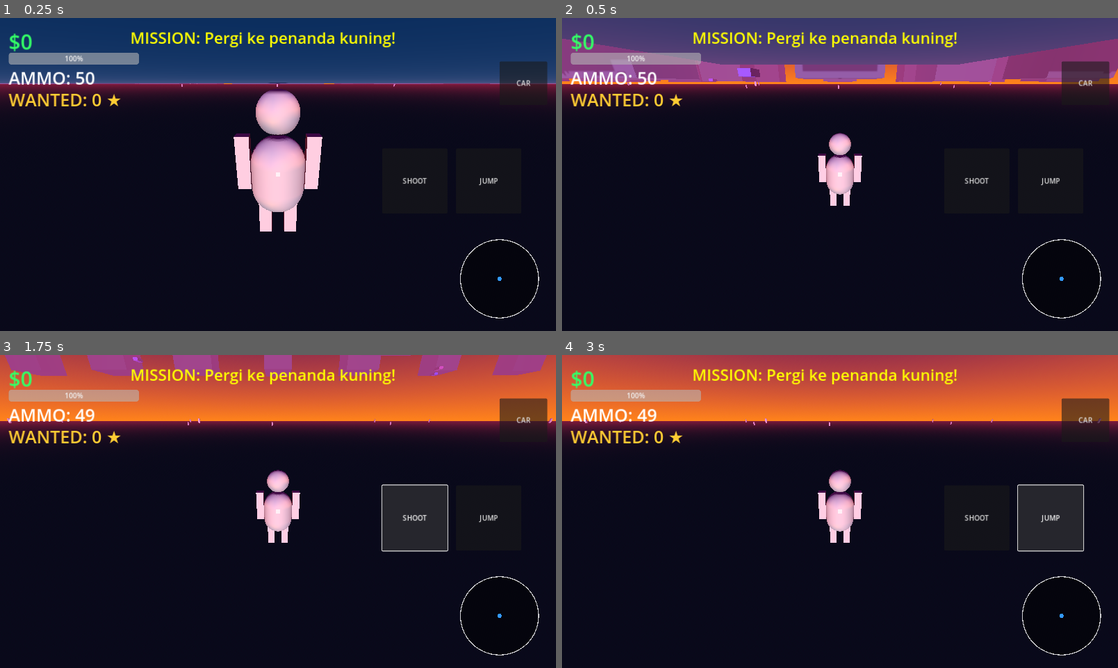
Above: before the commit, frames 1-4 (two rows, left to right).
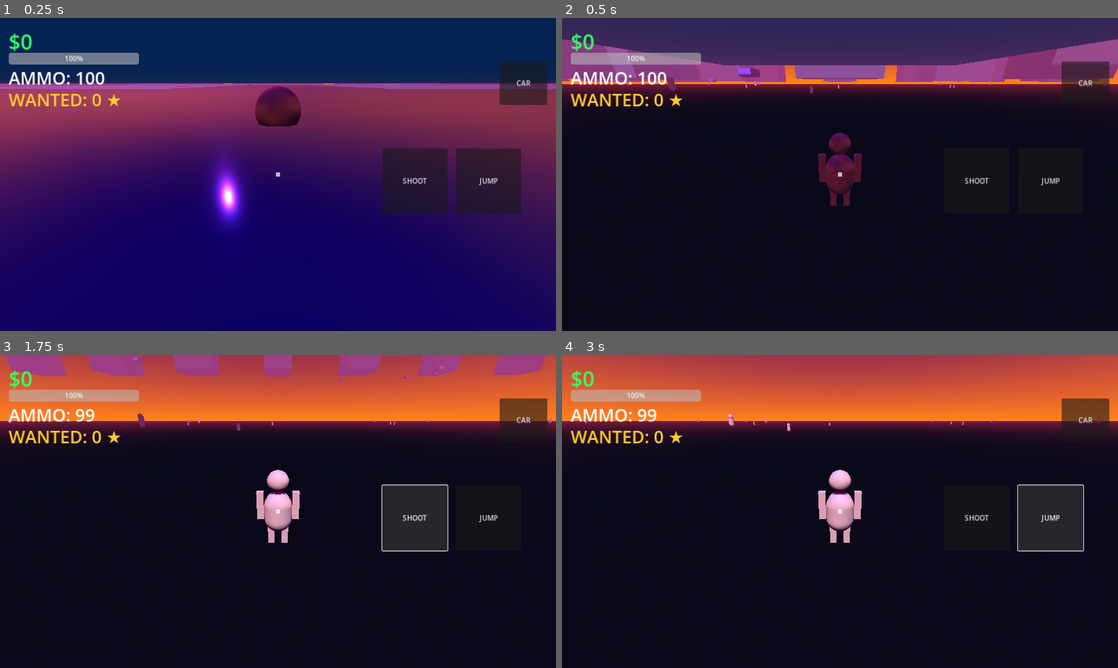
Above: after the commit, the same moments.

Repository: AniblimaxDeveloper/geta-iv-sivis
Game: Godot game, scene res://Main.tscn
The game is run twice, just before and just after one commit, with the same random seed, the same clock (stepped at 60 frames per second) and the same inputs.
Inputs:
- Up to frame 1 (0.25 s): no input
- Up to frame 2 (0.5 s): no input
- Up to frame 3 (1.75 s): click "JUMP" at 0.5 s; click "SHOOT" at 1.25 s
- Up to frame 4 (3 s): click "CAR" at 2 s; click "JUMP" at 2.75 s

The runs differ from the first frame. In frame 1, 81% of the frame differs, in the area x 0-100%, y 4-100%; in frame 2, 8.6%; in frame 3, 2.1%; in frame 4, 2.1%.
Error after the commit: Attempt to call function 'queue_redraw' in base 'null instance' on a null instance. (res://Main.gd:25)

Commit message:
feat: Phase 10 - Ultimate GTA VI Vibe, Beach, Headlights, Weapon Model, Ammo

Diff:
--- a/Main.gd
+++ b/Main.gd
@@ -5,51 +5,61 @@
 @onready var hud_health = $UI/HealthBar
 @onready var hud_wanted = $UI/WantedLabel
 @onready var hud_ammo = $UI/AmmoLabel
-@onready var hud_mission = $UI/MissionLabel
 @onready var sun = $DirectionalLight3D
 @onready var radar = $UI/Radar
 
 var wanted_level: int = 0
 var police_spawned: bool = false
 var time_of_day: float = 0.0
-var mission_active: bool = false
 
 func _ready():
     generate_city()
-    spawn_vehicles(15)
-    spawn_pedestrians(40)
-    spawn_mission()
+    spawn_vehicles(20)
+    spawn_pedestrians(50)
 
 func _process(delta):
     hud_money.text = "$" + str(player.money)
     hud_health.value = player.health
     hud_wanted.text = "WANTED: " + str(wanted_level) + " ★"
     hud_ammo.text = "AMMO: " + str(player.ammo)
-    radar.queue_redraw() # Update Radar setiap frame
+    radar.queue_redraw()
 
-    # Siklus Siang-Malam
     time_of_day += delta * 0.05
     sun.rotation.x = sin(time_of_day) * 1.5
 
 func generate_city():
+    # 1. Lantai Aspal
     var floor = MeshInstance3D.new()
     var plane = PlaneMesh.new()
     plane.size = Vector2(600, 600)
     floor.mesh = plane
     var f_mat = StandardMaterial3D.new()
-    f_mat.albedo_color = Color(0.1, 0.1, 0.12)
+    f_mat.albedo_color = Color(0.08, 0.08, 0.1)
     floor.material_override = f_mat
     add_child(floor)
 
+    # 2. Pantai (Water)
+    var water = MeshInstance3D.new()
+    var w_plane = PlaneMesh.new()
+    w_plane.size = Vector2(1000, 1000)
+    water.mesh = w_plane
+    var w_mat = StandardMaterial3D.new()
+    w_mat.albedo_color = Color(0.1, 0.4, 0.8)
+    w_mat.metallic = 0.8
+    w_mat.roughness = 0.1
+    water.material_override = w_mat
+    water.position = Vector3(0, -0.5, -400) # Air di luar kota
+    add_child(water)
+
+    # 3. Grid Kota & Lampu
     var block_size = 80
     for x in range(-3, 4):
         for z in range(-3, 4):
-            # Gedung Utama
             var b = StaticBody3D.new()
             var m = MeshInstance3D.new()
             var b_box = BoxMesh.new()
             var w = randf_range(20, 40)
-            var h = randf_range(60, 180)
+            var h = randf_range(50, 160)
             var d = randf_range(20, 40)
             b_box.size = Vector3(w, h, d)
             m.mesh = b_box
@@ -57,7 +67,7 @@
             var mat = StandardMaterial3D.new()
             mat.albedo_color = Color(0.1, 0.15, 0.2)
             mat.emission_enabled = true
-            mat.emission = Color(0.1, 0.4, 0.8) * randf_range(0.2, 0.5) # Jendela Kaca
+            mat.emission = Color(0.1, 0.4, 0.8) * randf_range(0.2, 0.5)
             m.material_override = mat
 
             var c = CollisionShape3D.new()
@@ -70,43 +80,13 @@
             b.add_child(c)
             add_child(b)
 
-func spawn_mission():
-    var mission = Area3D.new()
-    mission.set_script(load("res://Mission.gd"))
-    mission.main_node = self
-
-    var col = CollisionShape3D.new()
-    var cyl = CylinderShape3D.new()
-    cyl.radius = 3.0
-    cyl.height = 10.0
-    col.shape = cyl
-    mission.add_child(col)
-
-    var mesh = MeshInstance3D.new()
-    var cyl_mesh = CylinderMesh.new()
-    cyl_mesh.top_radius = 3.0
-    cyl_mesh.bottom_radius = 3.0
-    cyl_mesh.height = 10.0
-    mesh.mesh = cyl_mesh
-    var mat = StandardMaterial3D.new()
-    mat.albedo_color = Color(1, 1, 0)
-    mat.emission_enabled = true
-    mat.emission = Color(1, 1, 0)
-    mesh.material_override = mat
-    mission.add_child(mesh)
-
-    mission.position = Vector3(randf_range(-150, 150), 5.0, randf_range(-150, 150))
-    add_child(mission)
-    mission_active = true
-    hud_mission.text = "MISSION: Pergi ke penanda kuning!"
-
-func complete_mission():
-    player.add_money(1000)
-    player.add_ammo(50)
-    hud_mission.text = "MISSION PASSED! +$1000 & +50 Ammo"
-    mission_active = false
-    await get_tree().create_timer(3.0).timeout
-    spawn_mission()
+    for i in range(30):
+        var light = OmniLight3D.new()
+        light.light_color = Color(1.0, 0.2, 0.8) if randf() > 0.5 else Color(0.2, 0.8, 1.0)
+        light.light_energy = 8.0
+        light.omni_range = 30.0
+        light.position = Vector3(randf_range(-250, 250), 10, randf_range(-250, 250))
+        add_child(light)
 
 func spawn_vehicles(amount: int):
     for i in range(amount):
@@ -128,6 +108,13 @@
         mat.albedo_color = Color(randf(), 0.2, randf())
         mesh.material_override = mat
         car.add_child(mesh)
+
+        # Lampu Mobil
+        var light = SpotLight3D.new()
+        light.position = Vector3(0, 0, -2.5)
+        light.spot_range = 20.0
+        light.light_energy = 2.0
+        car.add_child(light)
 
         for w in [[1.2, -0.5, 1.8], [-1.2, -0.5, 1.8], [1.2, -0.5, -1.8], [-1.2, -0.5, -1.8]]:
             var wheel = VehicleWheel3D.new()
--- a/Main.tscn
+++ b/Main.tscn
@@ -3,7 +3,6 @@
 [ext_resource type="Script" path="res://Main.gd" id="1_main"]
 [ext_resource type="Script" path="res://Player.gd" id="2_player"]
 [ext_resource type="Script" path="res://TouchControls.gd" id="3_touch"]
-[ext_resource type="Script" path="res://Radar.gd" id="4_radar"]
 
 [sub_resource type="CapsuleShape3D" id="CapsuleShape3D_player"]
 radius = 0.4
@@ -19,6 +18,9 @@
 
 [sub_resource type="BoxMesh" id="BoxMesh_limb"]
 size = Vector3(0.2, 0.8, 0.2)
+
+[sub_resource type="BoxMesh" id="BoxMesh_weapon"]
+size = Vector3(0.1, 0.1, 0.5)
 
 [sub_resource type="ProceduralSkyMaterial" id="SkyMat"]
 sky_top_color = Color(0.2, 0.05, 0.3, 1)
@@ -74,6 +76,11 @@
 mesh = SubResource("BoxMesh_limb")
 position = Vector3(-0.5, 0.8, 0)
 
+[node name="Weapon" type="MeshInstance3D" parent="Player/MeshRoot"]
+mesh = SubResource("BoxMesh_weapon")
+position = Vector3(-0.5, 0.8, -0.5)
+visible = false
+
 [node name="LeftLeg" type="MeshInstance3D" parent="Player/MeshRoot"]
 mesh = SubResource("BoxMesh_limb")
 position = Vector3(0.2, 0.0, 0)
@@ -117,7 +124,7 @@
 offset_bottom = 160.0
 theme_override_colors/font_color = Color(1, 1, 1, 1)
 theme_override_font_sizes/font_size = 40
-text = "AMMO: 50"
+text = "AMMO: 100"
 
 [node name="WantedLabel" type="Label" parent="UI"]
 offset_left = 20.0
@@ -127,22 +134,6 @@
 theme_override_colors/font_color = Color(1, 0.8, 0.2, 1)
 theme_override_font_sizes/font_size = 40
 text = "WANTED: 0 ★"
-
-[node name="MissionLabel" type="Label" parent="UI"]
-offset_left = 300.0
-offset_top = 20.0
-offset_right = 1000.0
-offset_bottom = 80.0
-theme_override_colors/font_color = Color(1, 1, 0, 1)
-theme_override_font_sizes/font_size = 36
-text = "MISSION: ..."
-
-[node name="Radar" type="Control" parent="UI"]
-offset_left = 1050.0
-offset_top = 500.0
-offset_right = 1250.0
-offset_bottom = 700.0
-script = ExtResource("4_radar")
 
 [node name="Crosshair" type="ColorRect" parent="UI"]
 offset_left = 635.0
--- a/Player.gd
+++ b/Player.gd
@@ -6,7 +6,7 @@
 
 var money: int = 0
 var health: float = 100.0
-var ammo: int = 50
+var ammo: int = 100
 var input_dir: Vector2 = Vector2.ZERO
 var current_vehicle: VehicleBody3D = null
 var walk_time: float = 0.0
@@ -16,13 +16,14 @@
 @onready var right_leg = $MeshRoot/RightLeg
 @onready var left_arm = $MeshRoot/LeftArm
 @onready var right_arm = $MeshRoot/RightArm
+@onready var weapon = $MeshRoot/Weapon
 @onready var camera_pivot = $CameraPivot
 @onready var spring_arm = $CameraPivot/SpringArm3D
 @onready var camera = $CameraPivot/SpringArm3D/Camera3D
 
 func _physics_process(delta):
     if current_vehicle:
-        current_vehicle.engine_force = -input_dir.y * 1800.0
+        current_vehicle.engine_force = -input_dir.y * 2000.0
         current_vehicle.steering = -input_dir.x * 0.6
         global_position = current_vehicle.global_position + Vector3(0, 3.0, 0)
         mesh_root.visible = false
@@ -62,8 +63,13 @@
 
 func shoot():
     if current_vehicle or ammo <= 0: return
+    ammo -= 1
 
-    ammo -= 1
+    # Efek visual tembakan
+    weapon.visible = true
+    await get_tree().create_timer(0.1).timeout
+    weapon.visible = false
+
     var space_state = get_world_3d().direct_space_state
     var screen_center = get_viewport().get_visible_rect().size / 2
     var origin = camera.project_ray_origin(screen_center)
@@ -92,4 +98,3 @@
     if health <= 0: get_tree().reload_current_scene()
 
 func add_money(amount: int): money += amount
-func add_ammo(amount: int): ammo += amount
--- a/TrafficCar.gd
+++ b/TrafficCar.gd
@@ -1,5 +1,5 @@
 extends VehicleBody3D
-var speed: float = 500.0
+var speed: float = 600.0
 var time: float = 0.0
 
 func _physics_process(delta):
--- a/project.godot
+++ b/project.godot
@@ -6,7 +6,7 @@
 config/features=PackedStringArray("4.3", "Mobile")
 config/icon="res://icon.png"
 boot_splash/show_image=false
-boot_splash/bg_color=Color(0.1, 0.05, 0.1, 1)
+boot_splash/bg_color=Color(0.05, 0.05, 0.1, 1)
 
 [display]
 window/size/viewport_width=1280
Not shown, changed: export_presets.cfg
